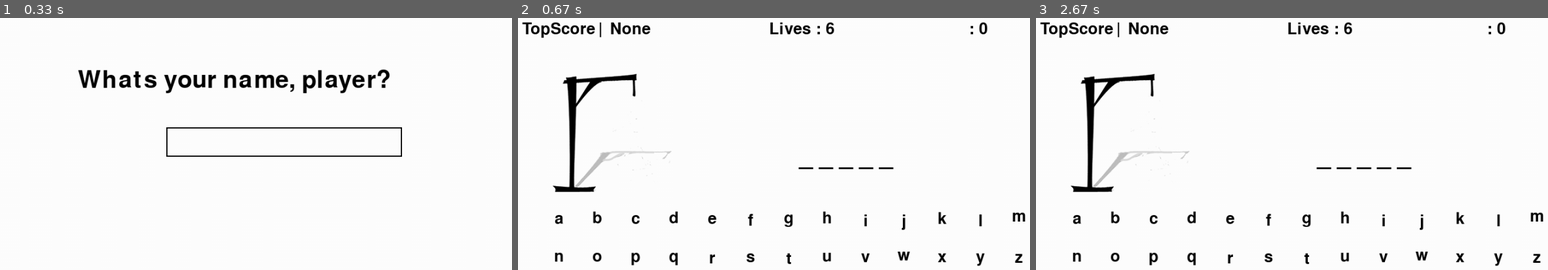
Above: before the commit, frames 1-3 (left to right).
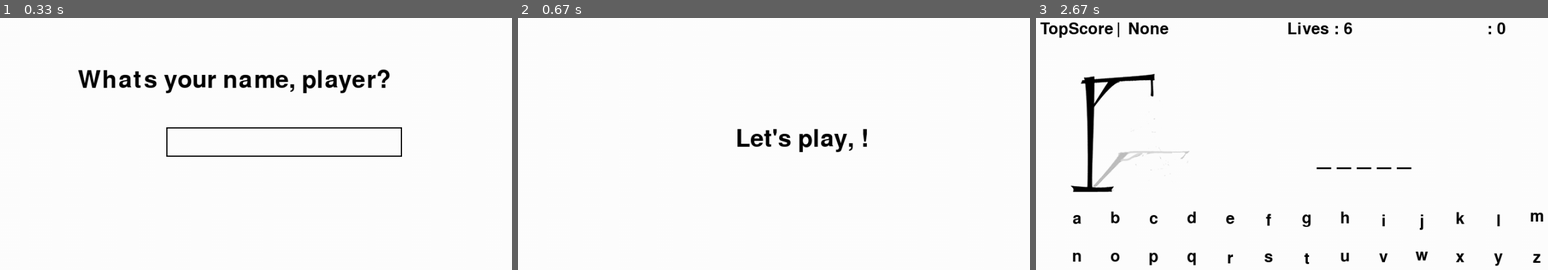
Above: after the commit, the same moments.

Repository: EJaona/python_hangman
Game: pygame game, started from hangman_pygame.py
Two runs of this game, one before a commit and one after it. Both use one fixed random seed, a clock stepped at 60 frames per second and the inputs below.
Inputs:
- Up to frame 1 (0.33 s): no input
- Up to frame 2 (0.67 s): tap Enter at 0.33 s
- Up to frame 3 (2.67 s): no input

Frame 1 is identical in both runs. In frame 2, 4.6% of the frame differs, in the area x 0-100%, y 1-99%; in frame 3, nothing differs.

Commit message:
slight refactor to get_state method, and renamed variables

Diff:
--- a/hang_man_class.py
+++ b/hang_man_class.py
@@ -13,32 +13,31 @@
     def __init__(self, player: str) -> None:
         self.__word: str = choice(WORDS_LIST).lower()
         self.__points: int = 0
-        self.__user_guess: str = None
-        self.__player_letter_guessed: list[str] = ["_"] * len(self.__word)
+        self.__player_guess: str = None
+        self.__letters_guessed: list[str] = ["_"] * len(self.__word)
         self.__top_player: str = score_board["top_score"]["player"]
         self.__top_score: int = score_board["top_score"]["score"]
-
-        self.__current_player: dict = {
-            "name": player,
+        self.__player: dict = {
+            "name": player.capitalize(),
             "score": score_board[player] if player in score_board else 0,
-            "lives": len(self.__word)
+            "lives": len(self.__word),
+            "is_new_player": player.capitalize() not in score_board
         }
 
     def __display_high_score(self) -> None:
-        print(f"{underline(self.__top_player or 'Top_Score')}: {colorYellow(self.__top_score or 'None')} | {underline(self.__current_player['name'])}: {colorYellow(self.__current_player['score'])}\n")
+        print(f"{underline(self.__top_player or 'Top_Score')}: {colorYellow(self.__top_score or 'None')} | {underline(self.__player['name'])}: {colorYellow(self.__player['score'])}\n")
 
     def __display_game_data(self) -> None:
-        print(f"Points: {colorGreen(self.__points)} Word: {colorGreen(' '.join(self.__player_letter_guessed).capitalize())} Lives: {colorGreen(self.__current_player['lives'])}\n")
+        print(f"Points: {colorGreen(self.__points)} Word: {colorGreen(' '.join(self.__letters_guessed).capitalize())} Lives: {colorGreen(self.__player['lives'])}\n")
 
     def __update_score_board(self) -> None:
-
-        if self.__current_player["name"] not in score_board or self.__points > self.__current_player["score"]:
-            score_board[self.__current_player["name"]] = self.__points
-            self.__current_player["score"] = self.__points
+        if self.__player["is_new_player"] or self.__points > self.__player["score"]:
+            score_board[self.__player["name"]] = self.__points
+            self.__player["score"] = self.__points
 
         if self.__points > self.__top_score:
             score_board["top_score"]["score"] = self.__points
-            score_board["top_score"]["player"] = self.__current_player["name"]
+            score_board["top_score"]["player"] = self.__player["name"]
 
             self.__top_score = score_board["top_score"]["score"]
             self.__top_player = score_board["top_score"]["player"]
@@ -46,14 +45,12 @@
         write_to_file("./score_board.json", score_board)
 
     def __update_letters_guessed(self):
-
-        if self.__user_guess == self.__word:
-            self.__player_letter_guessed = self.__user_guess.split()
-
+        if self.__player_guess == self.__word:
+            self.__letters_guessed = self.__player_guess.split()
         else:
-            indices_of_guess_in_random_word = [index for index, value in enumerate(self.__word) if value == self.__user_guess]
+            indices_of_guess_in_random_word = [index for index, value in enumerate(self.__word) if value == self.__player_guess]
             for index in indices_of_guess_in_random_word:
-                self.__player_letter_guessed[index] = self.__user_guess
+                self.__letters_guessed[index] = self.__player_guess
 
     def __update_game(self) -> None:
         clear_terminal()
@@ -64,59 +61,62 @@
 
     def reset_word(self) -> str:
         self.__word = choice(WORDS_LIST).lower()
-        self.__player_letter_guessed: list[str] = ["_"] * len(self.__word)
+        self.__letters_guessed: list[str] = ["_"] * len(self.__word)
         return self.__word
 
-    def update_user_guess(self, guess) -> None:
-        self.__user_guess = guess
+    def update_user_guess(self, guess:str) -> None:
+        self.__player_guess = guess
         self.__update_letters_guessed()
 
-    def update_player_points(self, points):
+    def update_player_points(self, points:int) -> None:
         self.__points = points
         self.__update_score_board()
 
-    def update_player_lives(self, lives):
-        self.__current_player["lives"] = lives
+    def update_player_lives(self, lives:int) -> None:
+        self.__player["lives"] = lives
 
-    def get_state(self):
-        return {
+    def get_state(self, key: str = None) -> str | dict | int | list:
+        state = {
             "word": self.__word,
-            "user_guess": self.__user_guess,
-            "guesses": self.__player_letter_guessed,
+            "user_guess": self.__player_guess,
+            "guesses": self.__letters_guessed,
             "high_score":{
                 "player": self.__top_player,
                 "score": self.__top_score
             },
-            "player": self.__current_player,
+            "player": self.__player,
             "points": self.__points
         }
+        if key:
+            return state[key]
+        return state
 
     def play_game(self) -> None:
 
         self.__update_game()
 
-        if str(self.__user_guess).lower() != "quit":
+        if str(self.__player_guess).lower() != "quit":
 
-            if not self.__current_player["lives"]:
+            if not self.__player["lives"]:
                 print(DISPLAY_TEXTS["out_of_lives"])
                 clear_terminal(2)
 
-            elif self.__user_guess == self.__word or ''.join(self.__player_letter_guessed).lower() == self.__word:
+            elif self.__player_guess == self.__word or ''.join(self.__letters_guessed).lower() == self.__word:
                 print(DISPLAY_TEXTS["player_wins"])
                 clear_terminal(2)
 
-                current_points = self.__points + self.__current_player["lives"]
-                next_game = Hangman(self.__current_player["name"])
+                current_points = self.__points + self.__player["lives"]
+                next_game = Hangman(self.__player["name"])
                 next_game.__points = current_points
                 next_game.play_game()
 
             else:
-                if not self.__user_guess or not self.__user_guess in self.__word:
-                    self.__user_guess = input(DISPLAY_TEXTS["user_guess"]).lower()
+                if not self.__player_guess or self.__player_guess not in self.__word:
+                    self.__player_guess = input(DISPLAY_TEXTS["user_guess"]).lower()
                     self.play_game()
                 else:
-                    self.__current_player["lives"] -= 1
-                    self.__user_guess = None
+                    self.__player["lives"] -= 1
+                    self.__player_guess = None
                     clear_terminal()
                     self.play_game()
         else:
--- a/hangman_pygame.py
+++ b/hangman_pygame.py
@@ -12,9 +12,12 @@
 # Game state
     hangman = Hangman(player_name)
     hangman.update_player_lives(6)
-    word = hangman.get_state()["word"]
-    image_to_display = (len(display_setup.images) - 1) - hangman.get_state()["player"]["lives"]
+    word = hangman.get_state("word")
+    image_to_display = (len(display_setup.images) - 1) - hangman.get_state("player")["lives"]
     play = True
+
+    # Greet player
+    display_helpers.greet_player(hangman.get_state('player'))
 
     # Game loop
     while play:
@@ -23,22 +26,22 @@
         display_helpers.clear_screen()
 
         display_helpers.draw_image_to_screen(image_to_display)
-        display_helpers.display_letters_guessed_to_text(hangman.get_state()["guesses"])
-        display_helpers.display_player_lives(hangman.get_state()["player"]["lives"])
+        display_helpers.display_letters_guessed_to_text(hangman.get_state("guesses"))
+        display_helpers.display_player_lives(hangman.get_state("player")["lives"])
 
         display_helpers.display_high_score(
-            hangman.get_state()["high_score"]["player"],
-            hangman.get_state()["high_score"]["score"]
+            hangman.get_state("high_score")["player"],
+            hangman.get_state("high_score")["score"]
         )
 
         display_helpers.display_player_score(
-            hangman.get_state()["player"]["name"],
-            hangman.get_state()["points"]
+            hangman.get_state("player")["name"],
+            hangman.get_state("points")
         )
 
         display_helpers.draw_buttons_to_screen()
 
-        if not hangman.get_state()["player"]["lives"]:
+        if not hangman.get_state("player")["lives"]:
             display_helpers.delayed_screen_update(500)
 
             display_helpers.display_text(f"GAME OVER, MAN!")
@@ -49,24 +52,24 @@
 
             play = False
 
-        if "".join(hangman.get_state()["guesses"]) == word:
+        if "".join(hangman.get_state("guesses")) == word:
 
             display_helpers.delayed_screen_update(1000)
 
             display_helpers.display_text(f"{word.capitalize()}")
             display_helpers.delayed_screen_update(1500)
 
-            display_helpers.display_text(f"+ {hangman.get_state()['player']['lives']}")
+            display_helpers.display_text(f"+ {hangman.get_state('player')['lives']}")
             display_helpers.delayed_screen_update(2000)
 
             for letter in letter_buttons.letters: letter["is_visible"] = True
 
             # Update state
-            current_points = hangman.get_state()["points"] + hangman.get_state()["player"]["lives"]
+            current_points = hangman.get_state("points") + hangman.get_state("player")["lives"]
             hangman.update_player_points(current_points)
             hangman.update_player_lives(6)
             word = hangman.reset_word()
-            image_to_display = (len(display_setup.images) - 1) - hangman.get_state()["player"]["lives"]
+            image_to_display = (len(display_setup.images) - 1) - hangman.get_state("player")["lives"]
 
         else:
 
@@ -89,7 +92,7 @@
 
                                 else:
                                     image_to_display += 1
-                                    hangman.update_player_lives(hangman.get_state()["player"]["lives"] - 1)
+                                    hangman.update_player_lives(hangman.get_state("player")["lives"] - 1)
 
                                 letter["is_visible"] = False
 
@@ -106,7 +109,7 @@
 
                                 else:
                                     image_to_display += 1
-                                    hangman.update_player_lives(hangman.get_state()["player"]["lives"] - 1)
+                                    hangman.update_player_lives(hangman.get_state("player")["lives"] - 1)
 
                                 letter["is_visible"] = False
 
@@ -114,6 +117,6 @@
 
 if __name__ == "__main__":
 
-    player_name = Input(300, 200, 400, 50).get_text('Whats your name, player?')
+    player_name = Input(300, 200, 400, 50).get_text("Whats your name, player?")
     main(player_name)
-    pygame.quit()
+pygame.quit()
--- a/pygame_hangman/helpers/Input.py
+++ b/pygame_hangman/helpers/Input.py
@@ -10,7 +10,7 @@
         self.position_x = position_x
         self.user_text:str = ''
         self.collect_input:bool = True
-        self.input_box:pygame.Rect = display_helpers.create_input_box(position_x, position_y, width, height)
+        self.input_box:pygame.Rect = display_helpers.create_rect(position_x, position_y, width, height)
         self.border_color = 'black'
         self.cursor = pygame.Rect(self.input_box.topleft, (5, self.input_box.height))
 
@@ -21,7 +21,7 @@
 
             display_helpers.clear_screen()
             display_helpers.display_text(display_text, (self.position_x - 150, self.position_y - 100))
-            display_helpers.draw_shape_to_screen(self.input_box, self.border_color)
+            display_helpers.draw_rect_to_screen(self.input_box, self.border_color)
             user_text_rect = SCREEN.blit(display_helpers.create_paragraph_font(self.user_text), (self.position_x, self.position_y))
 
             for event in pygame.event.get():
@@ -29,13 +29,6 @@
                 match event.type:
                     case pygame.QUIT:
                         pygame.quit()
-
-                    case pygame.MOUSEBUTTONDOWN:
-
-                        if self.input_box.collidepoint(event.pos):
-                            self.border_color = 'green'
-                        else:
-                            self.border_color = 'black'
 
                     case pygame.KEYDOWN:
 
--- a/pygame_hangman/helpers/display_helpers.py
+++ b/pygame_hangman/helpers/display_helpers.py
@@ -13,10 +13,10 @@
 def create_paragraph_font(text:str, color:str = 'black') -> pygame.Rect:
     return letter_font.render(text, 1, color)
 
-def create_input_box(position_x, position_y, width, height) -> pygame.Rect:
+def create_rect(position_x, position_y, width, height) -> pygame.Rect:
     return pygame.Rect((position_x, position_y), (width, height))
 
-def draw_shape_to_screen(rect, color='black'):
+def draw_rect_to_screen(rect, color='black'):
     pygame.draw.rect(SCREEN, color, rect, 2)
 
 def draw_image_to_screen(img_number:int) -> None:
@@ -55,3 +55,11 @@
         if letter['is_visible']:
             text = create_paragraph_font(letter['letter'])
             SCREEN.blit(text, (letter['x'] - text.get_width()/2, letter['y'] - text.get_width()/2))
+
+def greet_player(player):
+    clear_screen()
+    if player['is_new_player']:
+        display_text(f"Let's play, {player['name']}!")
+    else:
+        display_text(f"Welcome back, {player['name']}!")
+    delayed_screen_update(2000)
--- a/pygame_hangman/setup/button_setup.py
+++ b/pygame_hangman/setup/button_setup.py
@@ -4,16 +4,16 @@
 
 GAP = 5
 
-startx = round((WIDTH - (RADIUS * 2 + GAP) * 13) / 2)
+start_x = round((WIDTH - (RADIUS * 2 + GAP) * 13) / 2)
 
-starty = 350
+start_y = 350
 
 A = 65
 
 letters = [
     {
-        "x":startx + GAP * 2 + ((RADIUS * 2 + GAP) * (i % 13)),
-        "y": starty + ((i // 13) * (GAP + RADIUS * 2)),
+        "x":start_x + GAP * 2 + ((RADIUS * 2 + GAP) * (i % 13)),
+        "y": start_y + ((i // 13) * (GAP + RADIUS * 2)),
         "letter": str(chr(A + i)).lower(),
         "is_visible": True
     }
